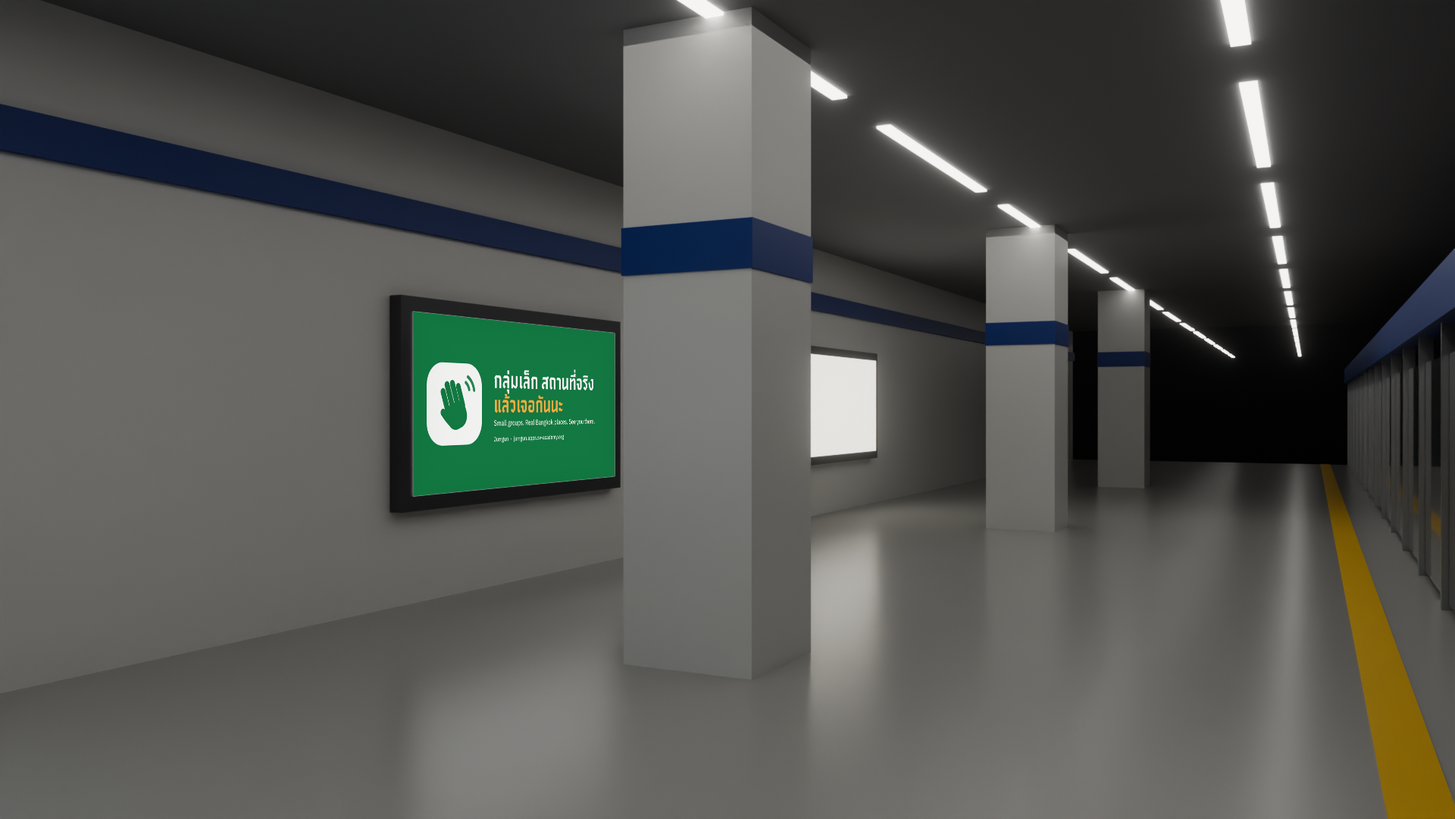
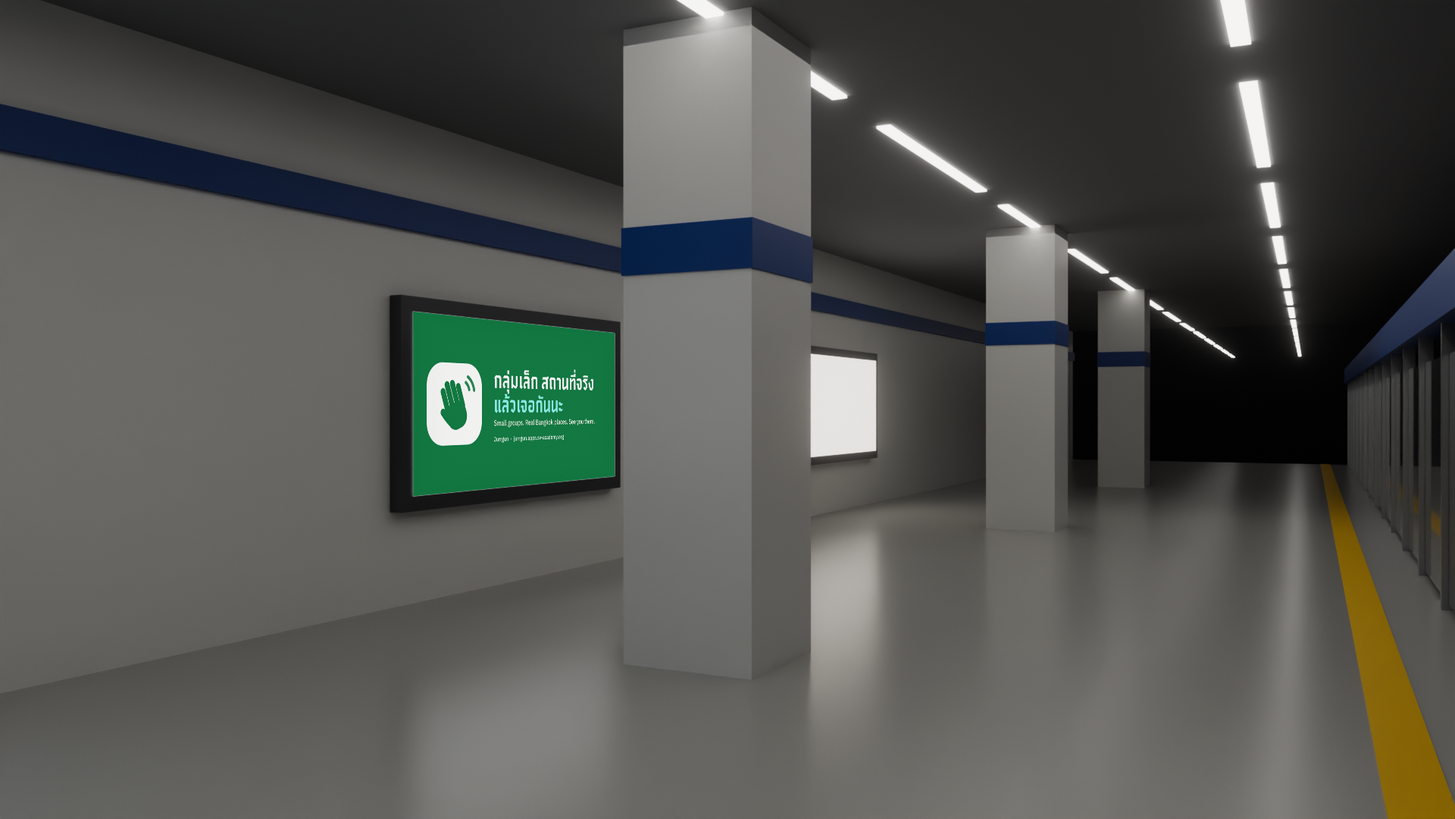
Revision of a layered 1455×819 image; what changed, layer by layer:
painted on "Design: adface" over [494, 392, 564, 414]
